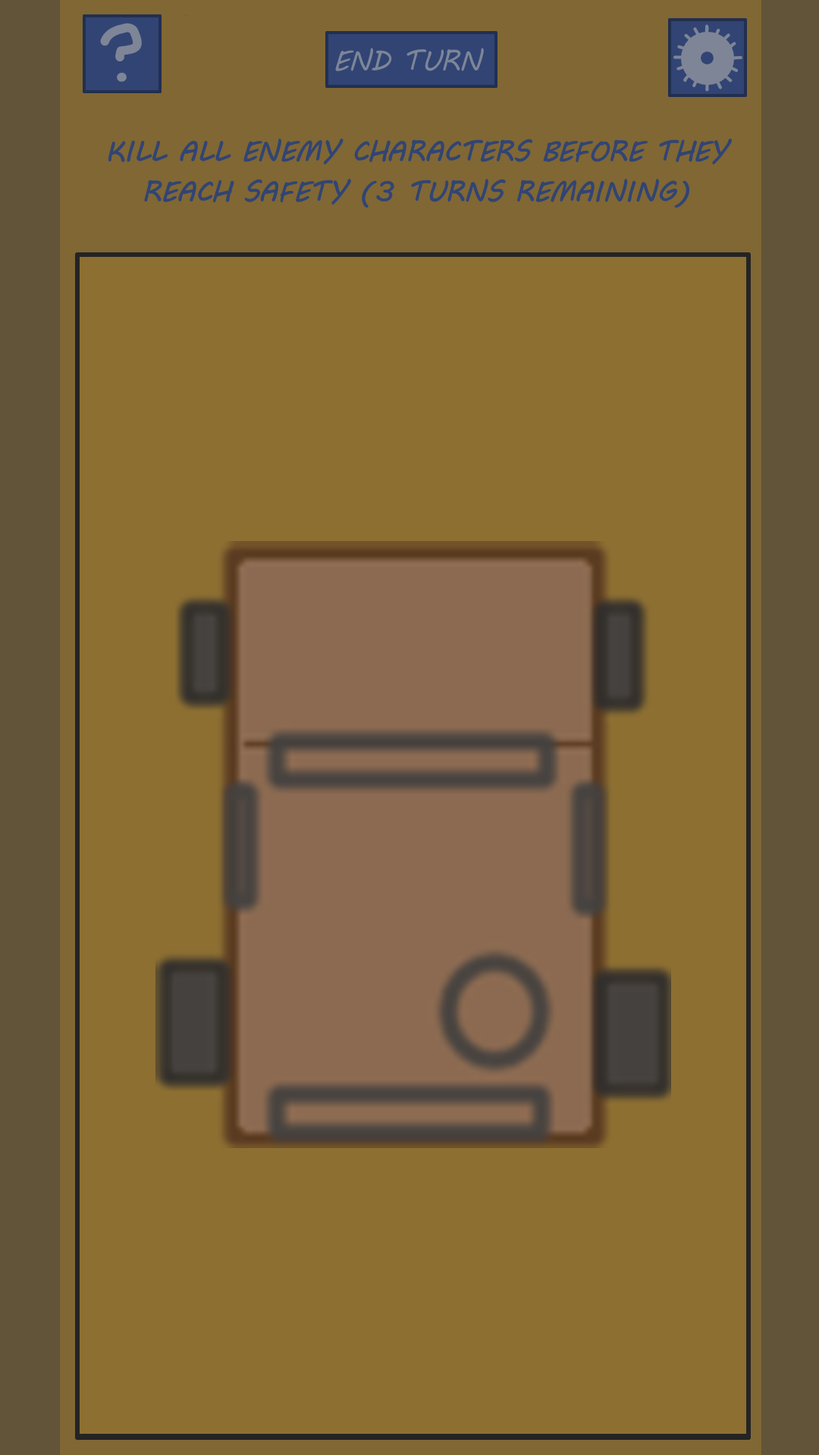
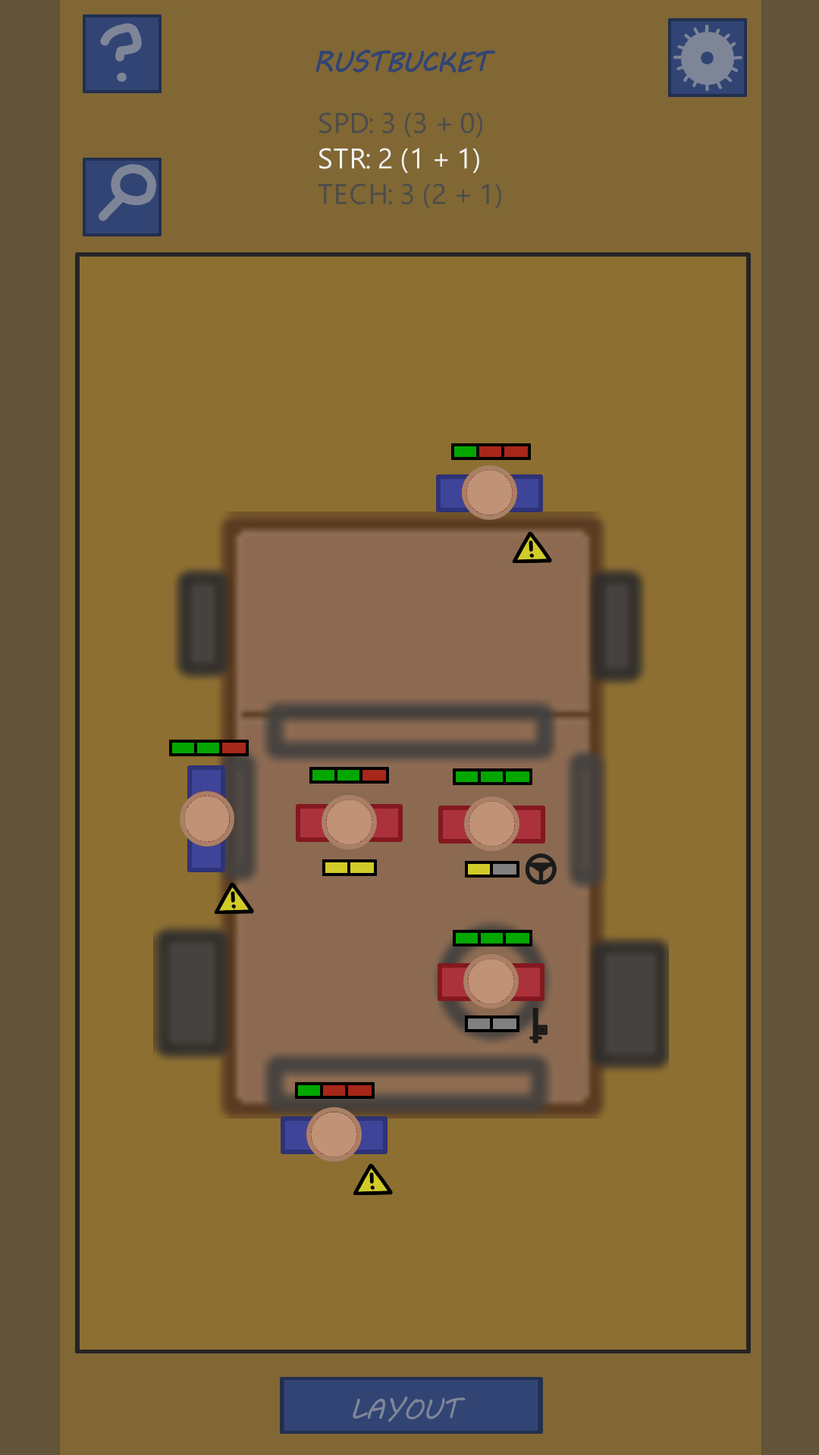
Two versions of the same layered image (819px x 1455px). Layer-by-layer changes:
removed group "End Turn Button" (1st of 2) (2 layers) over [249, 31, 530, 142]
added group "UI" with 7 layers above "Zoom Button" over [75, 31, 751, 1441]
added group "Tactical View Button" with 2 layers in group "UI" over [238, 1354, 579, 1441]
moved "Paint Layer 1" into group "Tactical View Button", painted on it over [238, 31, 579, 1441]
moved "Info Button" into group "UI", painted on it over [75, 31, 751, 589]
moved "Options Button" into group "UI" over [576, 137, 732, 157]
added layer "Zoom Button" above "Vehicle Icons" over [75, 31, 751, 1441]
added group "Characters" (1st of 2) with 1 layers above "Health + AP Bars Merged" over [153, 443, 583, 1197]
added layer "Characters" (2nd of 2, in "Characters") in group "Characters" over [153, 443, 583, 1197]
added layer "Health + AP Bars Merged" above "Vehicle Positions" over [153, 443, 671, 1197]
renamed "Player Vehicles" to "Player Vehicle", painted on it over [153, 443, 671, 1197]
renamed "Paint Layer 2" to "Tile", painted on it over [75, 252, 751, 1441]
removed layer "Road Grid Tiles" over [75, 166, 751, 1441]
painted on "Road" over [75, 31, 751, 1441]
